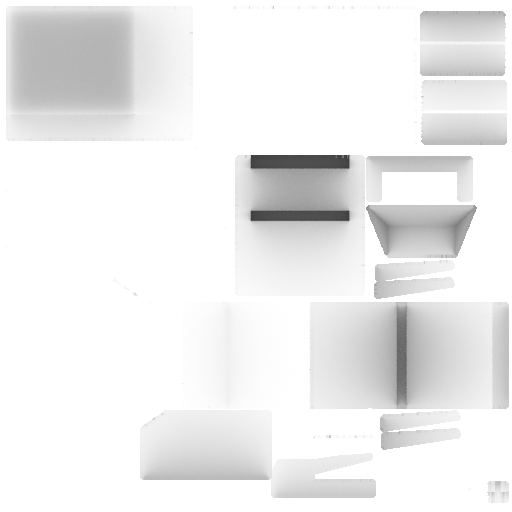
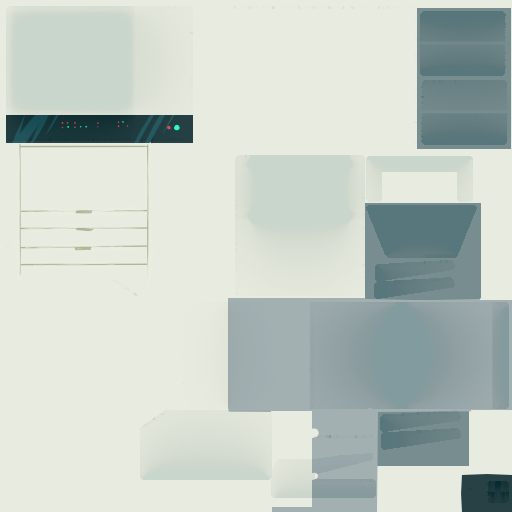
Revision of a layered 512px x 512px image; what changed, layer by layer:
added layer "Background copy" (linear burn, 34%) above "Layer4" over left=0, top=0, right=512, bottom=512
added layer "Layer4" above "Layer3" over left=6, top=8, right=512, bottom=512
hid "Background", opacity 100% → 28%, blend normal → linear burn over left=0, top=0, right=512, bottom=512
added layer "Layer2" over left=0, top=0, right=512, bottom=512
